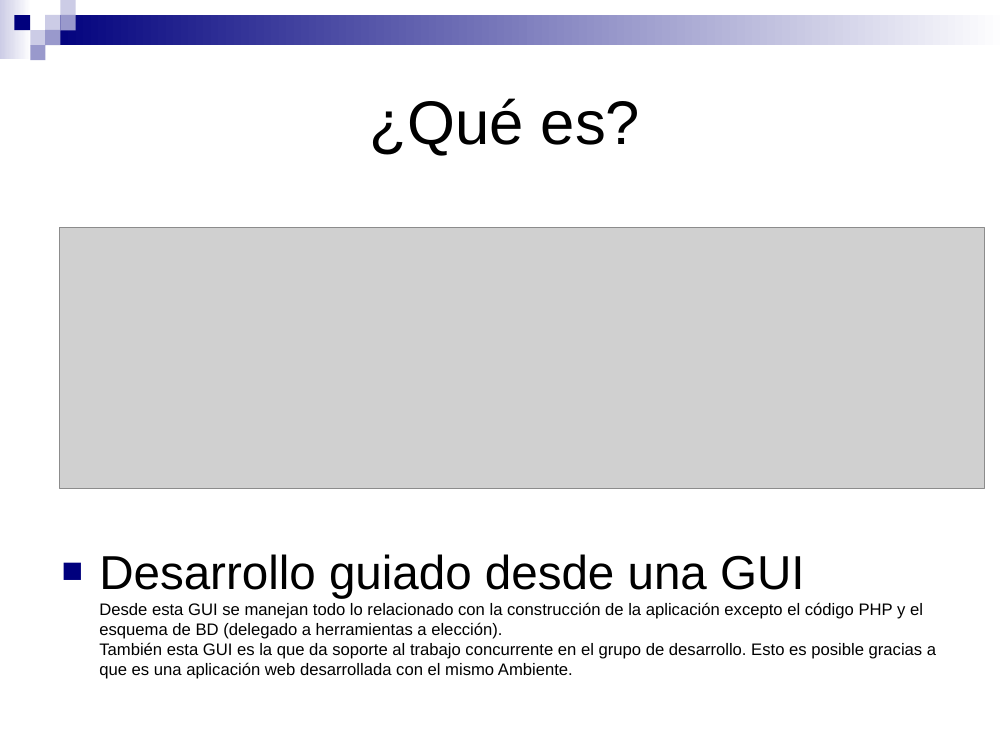
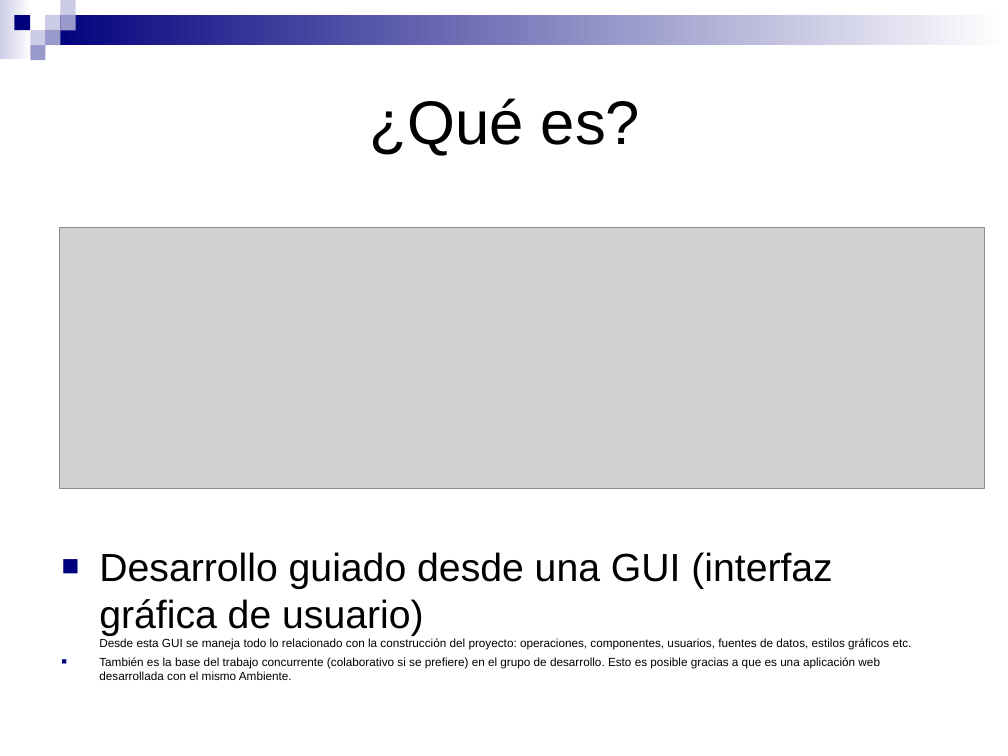
Before and after one commit to SIU-Toba/framework, a slide deck: slide 3 of doc/presentacion/Jornadas JAIIO.ppt. Drawn at 1008x756 pixels with LibreOffice and Linux fonts; fonts in the diff are those of the drawing; grey boxes stand for pictures. Boxes give left, top, right and bottom in pixels: in the first picture for what was removed or moved away, otherwise in the second. Text is boxed around its words. In the diff, an @@ line names an element or a change of style, - is before the commit and + after.

```diff
--- a/doc/presentacion/Jornadas JAIIO.ppt
+++ b/doc/presentacion/Jornadas JAIIO.ppt
@@ text at (99,552,912,680): text changed; size 11.9 to 8.4 pt @@
-■ Desarrollo guiado desde una GUI
-  Desde esta GUI se manejan todo lo relacionado con la construcción de la aplicación excepto el código PHP y el esquema de BD (delegado a herramientas a elección).
-  También esta GUI es la que da soporte al trabajo concurrente en el grupo de desarrollo. Esto es posible gracias a que es una aplicación web desarrollada con el mismo Ambiente.
+■ Desarrollo guiado desde una GUI (interfaz gráfica de usuario)
+  Desde esta GUI se maneja todo lo relacionado con la construcción del proyecto: operaciones, componentes, usuarios, fuentes de datos, estilos gráficos etc.
+■ También es la base del trabajo concurrente (colaborativo si se prefiere) en el grupo de desarrollo. Esto es posible gracias a que es una aplicación web desarrollada con el mismo Ambiente.
```
Also in this commit, not shown: 4 other slides changed, 1 slide added, 1 slide removed.
